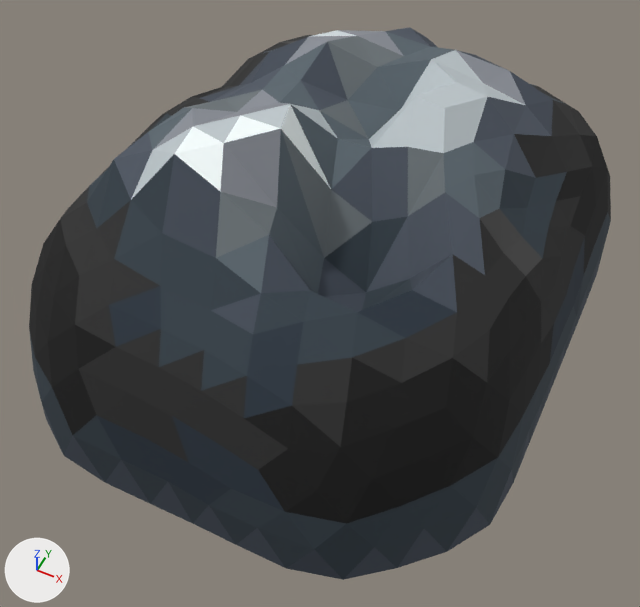
Before and after pictures for a commit that changed the glTF model public/models/enemies/newshd-152.glb.
Both versions are drawn from a 50 mm lens placed at (0.574, -1.19, 1.666), pointed at (0.025, -0.092, 0.293). The axes (+X, +Y, +Z) are drawn at lower left. The lights are the same throughout. The picture after the commit comes second. Vertices at exactly the same position are counted once.

Objects in the first picture: 'newshd-152'.
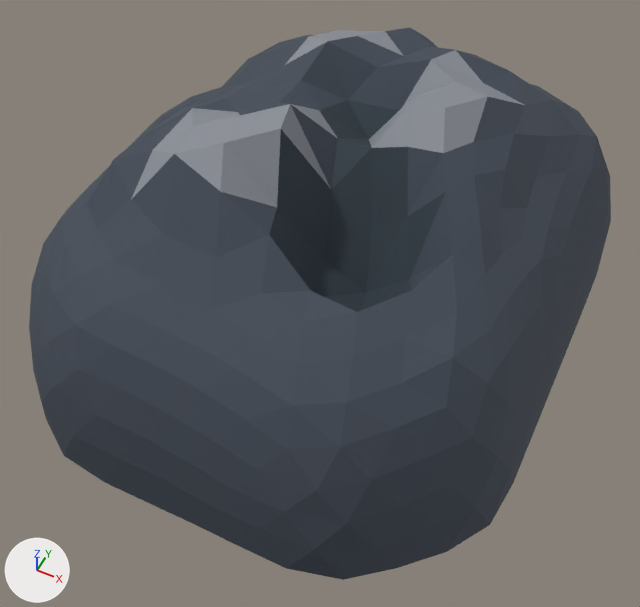
Boxes (x1, y1, x2, y2) around the edits, measured in the pictures (640 x 607 px):
part 1 of me_newshd_152, recoloured: (274, 241, 366, 312) in both
part 2 of me_newshd_152, recoloured (black to greyish blue): (29, 86, 611, 524) in both
part 3 of me_newshd_152, recoloured (black to greyish blue): (60, 35, 596, 470) in both
part 4 of me_newshd_152, recoloured: (148, 31, 505, 293) in both
part 5 of me_newshd_152, recoloured (greyish blue to dark blue): (269, 100, 398, 294) in both
part 6 of me_newshd_152, recoloured (light grey to grey): (131, 50, 524, 199) in both
part 7 of me_newshd_152, recoloured: (29, 85, 610, 527) in both
part 8 of me_newshd_152, recoloured: (97, 237, 585, 512) in both
part 9 of me_newshd_152, recoloured: (282, 41, 542, 276) in both
part 10 of me_newshd_152, edited (looks the same): (114, 27, 551, 278) in both
part 11 of me_newshd_152, recoloured (greyish blue to dark blue): (331, 147, 445, 292) in both
part 12 of me_newshd_152, recoloured: (184, 36, 445, 258) in both
part 13 of me_newshd_152, recoloured (grey to dark blue): (281, 100, 372, 258) in both
part 14 of me_newshd_152, recoloured (white to grey): (175, 105, 331, 191) in both
part 15 of me_newshd_152, recoloured: (238, 50, 526, 115) in both
part 16 of me_newshd_152, recoloured: (313, 30, 356, 36) in both

The change, as a diff of the scene's bpy script:
```diff
--- a/public/models/enemies/newshd-152.glb.py
+++ b/public/models/enemies/newshd-152.glb.py
@@ me_newshd_152 @@
 me_newshd_152.from_pydata(...)  # 357 vertices, 710 faces; spans x -0.514..0.514, y -0.599..0.599, z 0.0..0.754
 # used by ob_newshd_152; location = (0.0, 0.0, 0.0)
+# me_newshd_152 part 1: 4 faces spanning x 0.028..0.184, y -0.318..-0.168, z 0.468..0.656 switch from mat_pal_103_newshd_152 (greyish blue #414955) to mat_pal_102_newshd_152 (dark blue #303c45)
+# me_newshd_152 part 2: 153 faces spanning x -0.498..0.501, y -0.59..0.593, z 0.306..0.606 switch from mat_pal_1_newshd_152 (black #0c0c0c) to mat_pal_103_newshd_152 (greyish blue #414955)
+# me_newshd_152 part 3: 102 faces spanning x -0.475..0.484, y -0.577..0.577, z 0.374..0.674 switch from mat_pal_3_newshd_152 (black #282828) to mat_pal_103_newshd_152 (greyish blue #414955)
+# me_newshd_152 part 4: 23 faces spanning x -0.349..0.335, y -0.363..0.441, z 0.575..0.742 switch from mat_pal_105_newshd_152 (greyish blue #59656d) to mat_pal_103_newshd_152 (greyish blue #414955)
+# me_newshd_152 part 5: 8 faces spanning x -0.042..0.13, y -0.285..0.16, z 0.501..0.754 switch from mat_pal_105_newshd_152 (greyish blue #59656d) to mat_pal_102_newshd_152 (dark blue #303c45)
+# me_newshd_152 part 6: 19 faces spanning x -0.252..0.292, y -0.297..0.313, z 0.607..0.754 switch from mat_pal_109_newshd_152 (light grey #bec7cb) to mat_pal_107_newshd_152 (grey #8a8e96)
+# me_newshd_152 part 7: 152 faces spanning x -0.514..0.514, y -0.599..0.599, z 0.195..0.726 switch from mat_pal_102_newshd_152 (dark blue #303c45) to mat_pal_103_newshd_152 (greyish blue #414955)
+# me_newshd_152 part 8: 45 faces spanning x -0.509..0.51, y -0.593..0.594, z 0.287..0.61 switch from mat_pal_101_newshd_152 (dark blue #24303c) to mat_pal_103_newshd_152 (greyish blue #414955)
+# me_newshd_152 part 9: 10 faces spanning x -0.268..0.429, y -0.072..0.439, z 0.53..0.697 switch from mat_pal_5_newshd_152 (dark grey #454545) to mat_pal_103_newshd_152 (greyish blue #414955)
+# me_newshd_152 part 10: 20 faces spanning x -0.358..0.362, y -0.297..0.422, z 0.535..0.726 switch from mat_pal_104_newshd_152 (greyish blue #4d5561) to mat_pal_103_newshd_152 (greyish blue #414955)
+# me_newshd_152 part 11: 5 faces spanning x 0.045..0.252, y -0.17..-0.006, z 0.468..0.685 switch from mat_pal_104_newshd_152 (greyish blue #4d5561) to mat_pal_102_newshd_152 (dark blue #303c45)
+# me_newshd_152 part 12: 10 faces spanning x -0.286..0.252, y -0.346..0.278, z 0.593..0.726 switch from mat_pal_106_newshd_152 (grey #6d7579) to mat_pal_103_newshd_152 (greyish blue #414955)
+# me_newshd_152 part 13: 3 faces spanning x -0.042..0.128, y -0.168..0.129, z 0.516..0.754 switch from mat_pal_106_newshd_152 (grey #6d7579) to mat_pal_102_newshd_152 (dark blue #303c45)
+# me_newshd_152 part 14: 4 faces spanning x -0.19..0.045, y -0.272..-0.056, z 0.606..0.754 switch from mat_pal_111_newshd_152 (white #f7ffff) to mat_pal_107_newshd_152 (grey #8a8e96)
+# me_newshd_152 part 15: 5 faces spanning x -0.166..0.292, y -0.108..0.351, z 0.645..0.742 switch from mat_pal_107_newshd_152 (grey #8a8e96) to mat_pal_103_newshd_152 (greyish blue #414955)
+# me_newshd_152 part 16: 2 faces spanning x -0.154..0.173, y 0.075..0.314, z 0.627..0.732 switch from mat_pal_110_newshd_152 (white #dbe3e7) to mat_pal_107_newshd_152 (grey #8a8e96)
```
